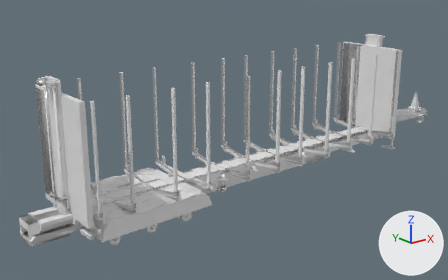
The FBX model log_trailer/meshes/trucks/tuning/main.fbx, before and after one commit.
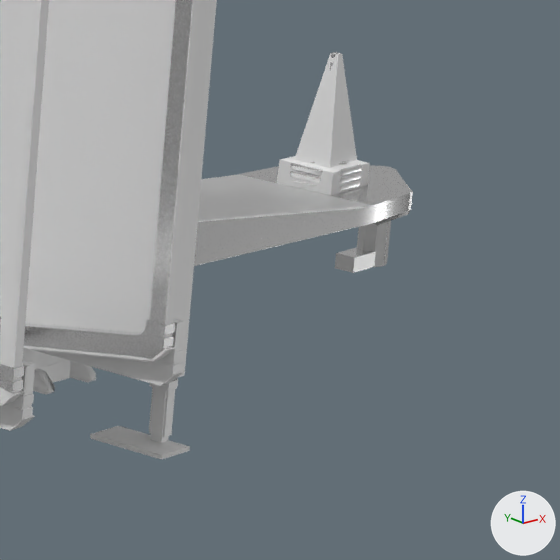
The first picture shows the older version from a 50 mm camera at (-0.1792, -0.1552, 0.0816) aimed at (-0.048, 0.0089, 0.016). The close-ups show both versions on the part from 82% to 100% of the width and 30% to 58% of the height of that picture; other places that the commit changed are outside them. The axes (+X, +Y, +Z) are drawn at lower right. The lights are the same throughout. Where no turn or scale is listed for an object, it has been applied to the vertices.

Script lines for the objects in view, before the commit:
```python
mat_arm_mat = principled_material('arm_mat')
mat_arm_mat.base_color = (0.8, 0.8, 0.8)  # white #e7e7e7
mat_arm_mat.metallic = 1.0
mat_arm_mat.roughness = 0.205
me_cube_016_cube_183 = bpy.data.meshes.new('Cube.016_Cube.183')
me_cube_016_cube_183.from_pydata(...)  # 56 vertices, 34 faces; spans x -0.0021..0.0005, y -0.0117..0.0117, z 0.0034..0.0174
me_cube_022 = bpy.data.meshes.new('Cube.022')
me_cube_022.from_pydata(...)  # 3149 vertices, 2385 faces; spans x -0.0228..0.1157, y -0.0152..0.0148, z 0.0089..0.044
me_cube_022.materials.append(mat_lift_mat)  # white #e7e7e7
me_cube_051 = bpy.data.meshes.new('Cube.051')
me_cube_051.from_pydata(...)  # 2680 vertices, 2593 faces; spans x 0.2479..0.29, y -0.0119..-0.002, z -0.025..-0.0102
me_cube_051.materials.append(mat_arm_mat)  # white #e7e7e7
ob_arm_004 = bpy.data.objects.new('arm.004', me_cube_051)
ob_arm_004.location = (-0.23043, 0.00691, 0.03087)
ob_cdt_boneleg_003 = bpy.data.objects.new('cdt_BoneLeg.003', me_cube_016_cube_183)
ob_cdt_boneleg_003.location = (0.02379, 0.0, 0.0)
ob_lift_002 = bpy.data.objects.new('lift.002', me_cube_022)
ob_lift_002.location = (-0.09287, 0.00015, 0.0)
# also in view: 'cdt_Cone.004' at (0.0525, 0.0, 0.0164); 'main.003' at (-0.0399, 0.0, 0.024); 'cdt_Pin.001' at (0.0421, 0.0, 0.0127); 'cdt_Lift.004' at (-0.0464, -0.0001, 0.0266); 'cdt_Hook.004' at (0.0576, 0.0, 0.0084)
```
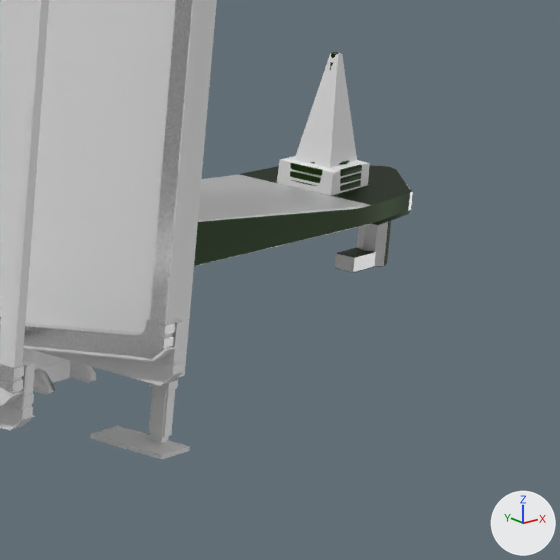
Changed parts and their boxes (x1, y1, x2, y2) in the close-ups (560 x 560 px):
```json
{"object": "arm.004", "change": "recoloured, surface changed", "before": [194, 52, 412, 273], "after": [194, 52, 412, 273], "on screen": "white to green"}
```

Scene script edits in JSON lines:
```json
{"op": "set", "path": "mat_arm_mat.base_color", "old": "(0.8, 0.8, 0.8)", "new": "(0.0161, 0.0387, 0.00816)", "note": "white #e7e7e7 -> dark green #223716"}
{"op": "set", "path": "mat_arm_mat.roughness", "old": "0.205", "new": "0.5"}
```
